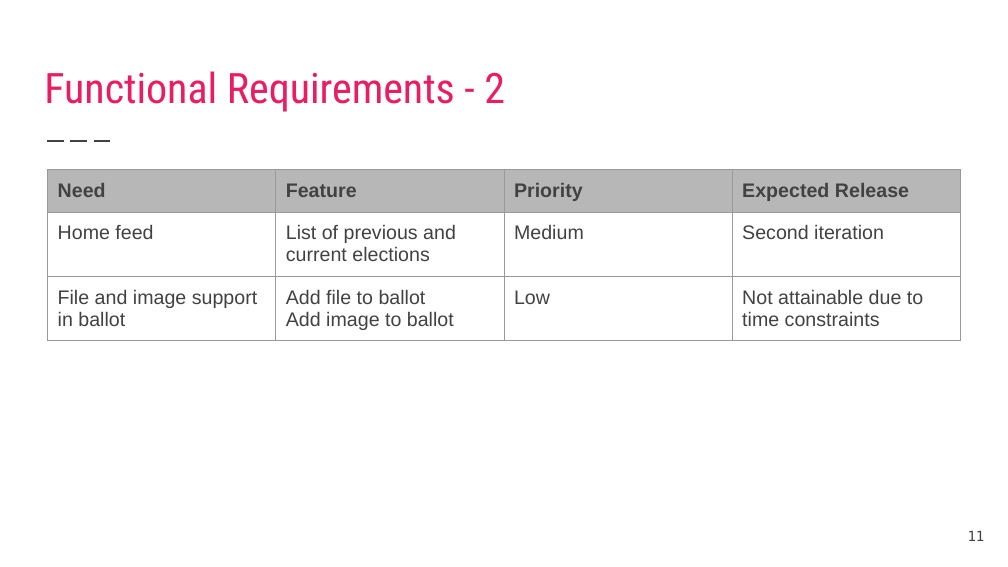
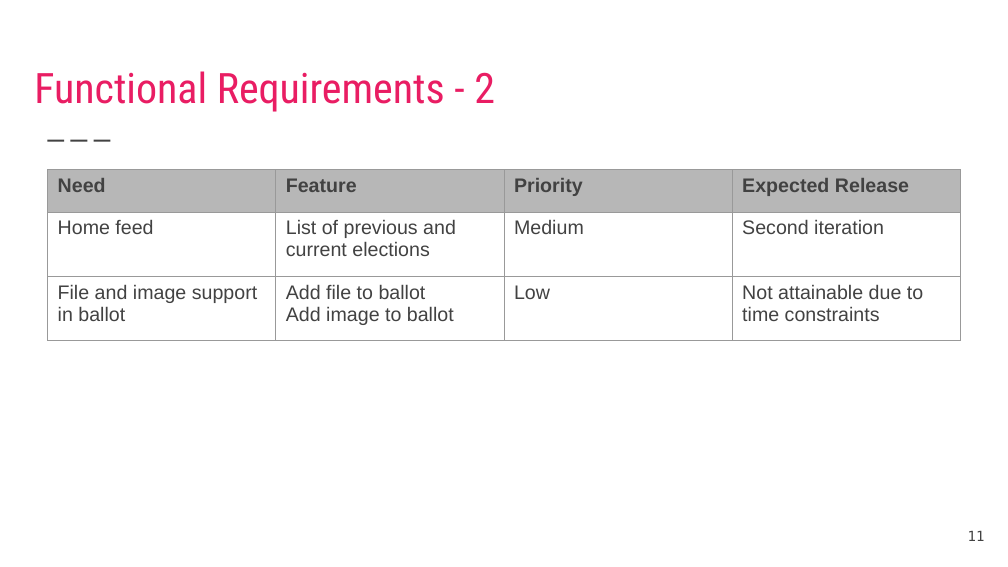
Before and after one commit to DavidAraujo98/ElectRight, a slide deck: slide 11 of documentation/IHC_Final_Presentation.pptx. Drawn at 1008x567 pixels with LibreOffice and Linux fonts; fonts in the diff are those of the drawing. Boxes give left, top, right and bottom in pixels: in the first picture for what was removed or moved away, otherwise in the second. Text is boxed around its words. In the diff, an @@ line names an element or a change of style, - is before the commit and + after.

```diff
--- a/documentation/IHC_Final_Presentation.pptx
+++ b/documentation/IHC_Final_Presentation.pptx
@@ title "Functional Requirements - 2": place and size @@
-title "Functional Requirements - 2" at (44,71,505,112)
+title "Functional Requirements - 2" at (34,71,495,112)
@@ table at (47,170,959,329) @@
@@ borders changed @@
```
Also in this commit, not shown: 24 other slides changed, 5 other files.
